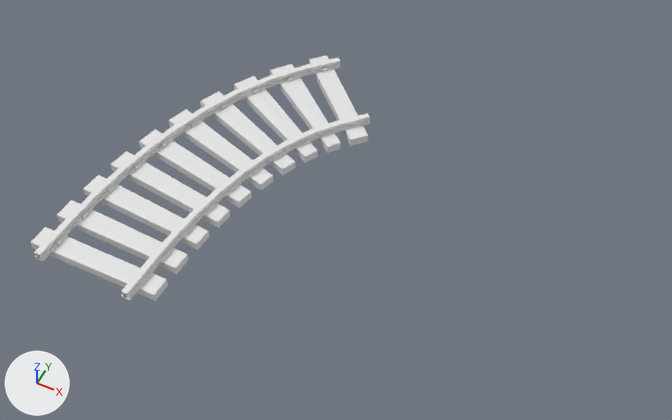
Two versions of the OBJ model src/main/resources/assets/tc/models/track_curve_45degree_medium.obj, one commit apart.
Before and after are seen from a 50 mm camera at (2.48, -2.48, 4.6) aimed at (0.57, 1.33, -0.17). The axes (+X, +Y, +Z) are drawn at lower left. The lights are the same throughout. Where no turn or scale is listed for an object, it has been applied to the vertices. Vertices at the same position are counted once.

Objects in the first picture: 'track_normal.001_track_normal.002'.
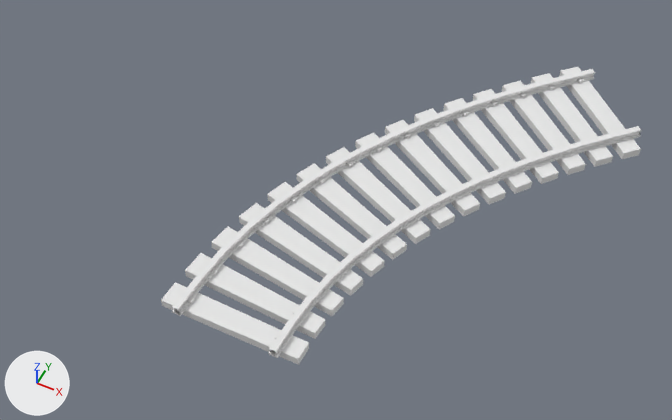
Boxes [x1, y1, x2, y2] around the edits, measured in the pictures (672 x 420 px; the box of a moved part takes in the faces that stretch with it):
'track_normal.001_track_normal.002', reshaped (41% wider, 21% taller)
    before: [31, 55, 370, 301]
    after: [161, 67, 641, 365]
part 1 of me_track_normal_001_track_normal_002, moved or reshaped (not visible afterwards)
    before: [80, 212, 87, 219]
part 2 of me_track_normal_001_track_normal_002, moved or reshaped
    before: [83, 175, 209, 250]
    after: [185, 253, 325, 339]
part 3 of me_track_normal_001_track_normal_002, moved or reshaped
    before: [106, 186, 113, 193]
    after: [236, 241, 243, 248]
part 4 of me_track_normal_001_track_normal_002, moved or reshaped
    before: [139, 129, 252, 208]
    after: [211, 226, 344, 316]
part 5 of me_track_normal_001_track_normal_002, moved or reshaped
    before: [169, 109, 273, 190]
    after: [239, 203, 363, 296]
part 6 of me_track_normal_001_track_normal_002, moved or reshaped
    before: [200, 91, 295, 175]
    after: [267, 182, 384, 277]
part 7 of me_track_normal_001_track_normal_002, moved or reshaped
    before: [189, 121, 195, 127]
    after: [318, 177, 325, 184]
part 8 of me_track_normal_001_track_normal_002, moved or reshaped
    before: [234, 76, 318, 163]
    after: [296, 163, 407, 260]
part 9 of me_track_normal_001_track_normal_002, moved or reshaped
    before: [309, 55, 368, 146]
    after: [326, 147, 431, 244]
part 10 of me_track_normal_001_track_normal_002, added
    after: [355, 132, 455, 230]
part 11 of me_track_normal_001_track_normal_002, moved or reshaped
    before: [287, 76, 293, 81]
    after: [404, 133, 410, 139]
part 12 of me_track_normal_001_track_normal_002, added
    after: [385, 120, 480, 216]
part 13 of me_track_normal_001_track_normal_002, moved or reshaped
    before: [270, 64, 340, 153]
    after: [414, 108, 506, 205]
part 14 of me_track_normal_001_track_normal_002, added
    after: [443, 98, 532, 194]
part 15 of me_track_normal_001_track_normal_002, deleted
    before: [31, 57, 341, 301]
part 16 of me_track_normal_001_track_normal_002, built on
    before: [121, 113, 370, 300]
    after: [161, 67, 641, 365]

What changed in the scene script:
```text
Change me_track_normal_001_track_normal_002:
    remove me_track_normal_001_track_normal_002.from_pydata(...)  # 520 vertices, 400 faces, 24 loose edges; spans x -0.97..0.54, y -0.04..2.57, z -0.03..0.09
    add me_track_normal_001_track_normal_002.from_pydata(...)  # 744 vertices, 612 faces; spans x 0.03..2.3, y 0.0..3.3, z -0.03..0.09
    me_track_normal_001_track_normal_002 part 1: the loose piece of 8 vertices spanning x -0.81..-0.78, y 0.37..0.4, z -0.03..0.05 is moved by (1.61, -0.07, 0.0)
    me_track_normal_001_track_normal_002 part 2: the loose piece of 8 vertices spanning x -0.95..0.0, y 0.51..0.74, z -0.03..0.03 is moved by (0.99, -0.27, 0.0)
    me_track_normal_001_track_normal_002 part 3: the loose piece of 8 vertices spanning x -0.79..-0.76, y 0.63..0.66, z -0.03..0.05 is scaled about its middle by (0.962, -1.01, 1), then moved by (1.02, -0.02, 0.0)
    me_track_normal_001_track_normal_002 part 4: the loose piece of 8 vertices spanning x -0.88..0.07, y 0.94..1.28, z -0.03..0.03 is turned 2.8 degrees about the z axis through its middle, then moved by (0.94, -0.53, 0.0)
    me_track_normal_001_track_normal_002 part 5: the loose piece of 8 vertices spanning x -0.81..0.13, y 1.15..1.56, z -0.03..0.03 is turned 3 degrees about the z axis through its middle, then moved by (0.92, -0.55, 0.0)
    me_track_normal_001_track_normal_002 part 6: the loose piece of 8 vertices spanning x -0.72..0.2, y 1.34..1.84, z -0.03..0.03 is turned 4.5 degrees about the z axis through its middle, then moved by (0.9, -0.56, 0.0)
    me_track_normal_001_track_normal_002 part 7: the loose piece of 8 vertices spanning x -0.65..-0.61, y 1.41..1.45, z -0.03..0.05 is moved by (1.08, -0.08, 0.0)
    me_track_normal_001_track_normal_002 part 8: the loose piece of 8 vertices spanning x -0.59..0.29, y 1.51..2.11, z -0.03..0.03 is turned 7.4 degrees about the z axis through its middle, then moved by (0.87, -0.56, 0.0)
    me_track_normal_001_track_normal_002 part 9: the loose piece of 8 vertices spanning x -0.23..0.54, y 1.81..2.57, z -0.03..0.03 is turned 18.3 degrees about the z axis through its middle, then moved by (0.67, -0.74, 0.0)
    me_track_normal_001_track_normal_002 part 10: the loose piece of 8 vertices spanning x -0.72..0.2, y 1.34..1.84, z -0.03..0.03 is copied, and the copy is turned -6.5 degrees about the z axis through its middle, then moved by (1.18, 0.08, 0.0); it spans x 0.48..1.37, y 1.36..1.95, z -0.03..0.03
    me_track_normal_001_track_normal_002 part 11: the loose piece of 8 vertices spanning x -0.27..-0.22, y 2.16..2.21, z -0.03..0.05 is moved by (1.04, -0.18, 0.0)
    me_track_normal_001_track_normal_002 part 12: the loose piece of 8 vertices spanning x -0.23..0.54, y 1.81..2.57, z -0.03..0.03 is copied, and the copy is turned 11.9 degrees about the z axis through its middle, then moved by (0.89, -0.34, 0.0); it spans x 0.61..1.48, y 1.54..2.17, z -0.03..0.03
    me_track_normal_001_track_normal_002 part 13: the loose piece of 8 vertices spanning x -0.43..0.39, y 1.67..2.36, z -0.03..0.03 is turned 2.6 degrees about the z axis through its middle, then moved by (1.18, 0.04, 0.0)
    me_track_normal_001_track_normal_002 part 14: the loose piece of 8 vertices spanning x -0.23..0.54, y 1.81..2.57, z -0.03..0.03 is copied, and the copy is turned 6.7 degrees about the z axis through its middle, then moved by (1.15, 0.04, 0.0); it spans x 0.89..1.72, y 1.89..2.57, z -0.03..0.03
    me_track_normal_001_track_normal_002 part 15: 8 loose pieces with 198 vertices, spanning x -0.97..0.03, y -0.03..2.53, z -0.03..0.09, are deleted
    me_track_normal_001_track_normal_002 part 16: 138 vertices removed from x -0.2..0.5, y -0.04..2.06, z 0.03..0.09; 504 vertices added at x 0.03..2.3, y 0.0..3.3, z -0.03..0.09
```
